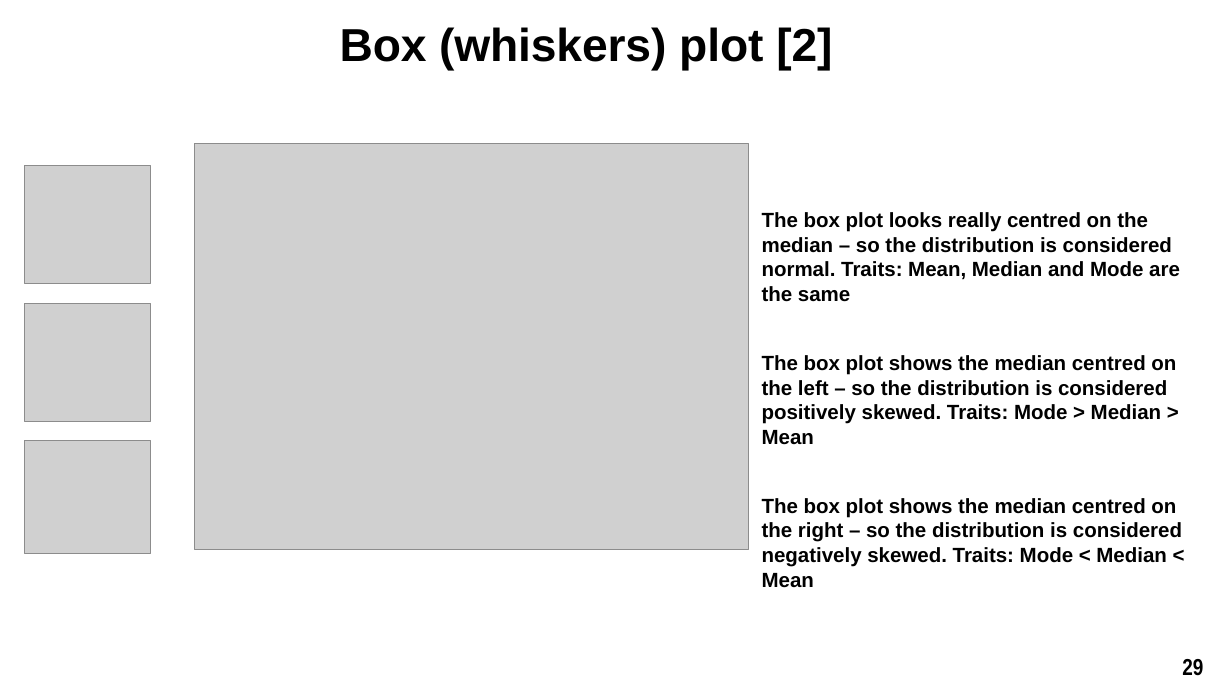
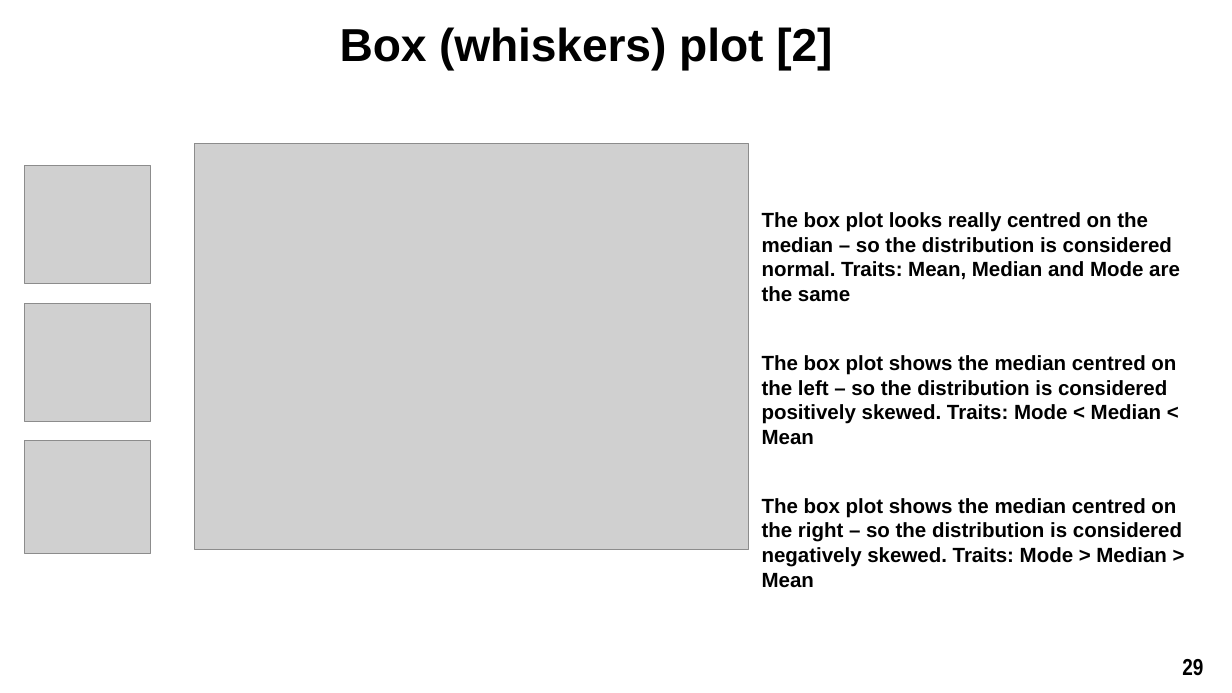
Before and after one commit to ucl-pols8-2526/POLS0008, a slide deck: slide 29 of Lecture_notes_ppts/POLS0008-2025-26 Week 2 Examining Data.pptx. Drawn at 1232x693 pixels with LibreOffice and Linux fonts; fonts in the diff are those of the drawing; grey boxes stand for pictures. Boxes give left, top, right and bottom in pixels: in the first picture for what was removed or moved away, otherwise in the second. Text is boxed around its words. In the diff, an @@ line names an element or a change of style, - is before the commit and + after.

Commit message:
update week 2 slides

```diff
--- a/Lecture_notes_ppts/POLS0008-2025-26 Week 2 Examining Data.pptx
+++ b/Lecture_notes_ppts/POLS0008-2025-26 Week 2 Examining Data.pptx
@@ text at (762, 355, 1176, 445): text changed @@
-The box plot shows the median centred on the left – so the distribution is considered positively skewed. Traits: Mode > Median > Mean
+The box plot shows the median centred on the left – so the distribution is considered positively skewed. Traits: Mode < Median < Mean
@@ text at (762, 498, 1182, 588): text changed @@
-The box plot shows the median centred on the right – so the distribution is considered negatively skewed. Traits: Mode < Median < Mean
+The box plot shows the median centred on the right – so the distribution is considered negatively skewed. Traits: Mode > Median > Mean
```
Also in this commit, not shown: 2 other files.
